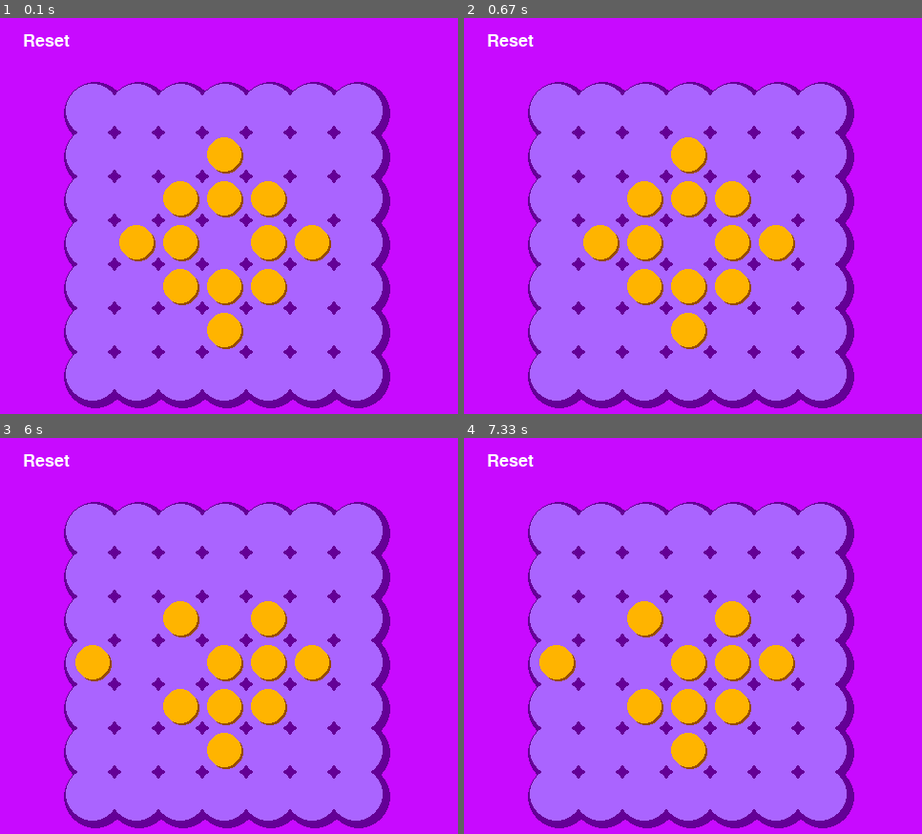
Above: before the commit, frames 1-4 (two rows, left to right).
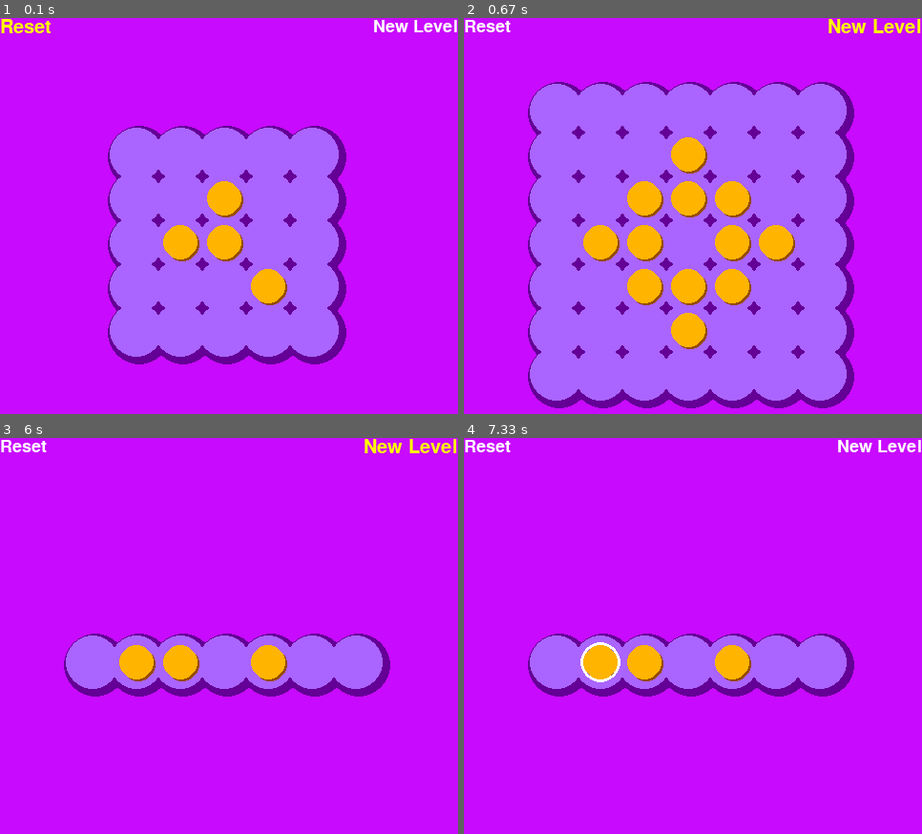
Above: after the commit, the same moments.

Repository: alvansga/my-py-game
Game: pygame game, started from marble.py
Same seed, same stepped clock (60 frames per second), same inputs: the game is played once before the commit and once after it.
Inputs (mouse positions are in pixels of both pictures, inside the frame that each line leads up to):
- Up to frame 1 (0.1 s): no input
- Up to frame 2 (0.67 s): click (880, 25) at 0.38 s, where only the run after the commit has a clickable "New Level"
- Up to frame 3 (6 s): press the mouse at (137, 663) at 0.7 s; move the mouse to (201, 711) at 0.8 s; release the mouse at (265, 762) at 0.93 s; click "Reset" at 1.05 s; press the mouse at (137, 663) at 1.37 s; move the mouse to (96, 612) at 1.47 s; release the mouse at (54, 564) at 1.6 s; click (174, 600) at 1.72 s; press the mouse at (178, 572) at 2.03 s; move the mouse to (169, 687) at 2.13 s; release the mouse at (160, 802) at 2.27 s; click (137, 663) at 2.38 s; press the mouse at (137, 529) at 2.7 s; move the mouse to (251, 651) at 2.8 s; release the mouse at (370, 778) at 2.93 s; click (146, 647) at 4.05 s; press the mouse at (178, 663) at 4.37 s; move the mouse to (141, 588) at 4.47 s; release the mouse at (100, 517) at 4.6 s; press the mouse at (178, 663) at 4.7 s; move the mouse to (132, 659) at 4.8 s; release the mouse at (82, 655) at 4.93 s; press the mouse at (224, 572) at 5.03 s; move the mouse to (219, 612) at 5.13 s; release the mouse at (215, 651) at 5.27 s; press the mouse at (311, 620) at 5.37 s; move the mouse to (229, 556) at 5.47 s; release the mouse at (141, 497) at 5.6 s; click (416, 445) at 5.72 s, where only the run after the commit has a clickable "New Level"
- Up to frame 4 (7.33 s): press the mouse at (642, 572) at 6.03 s; move the mouse to (601, 616) at 6.13 s; release the mouse at (555, 655) at 6.27 s; click (651, 675) at 6.38 s; press the mouse at (555, 572) at 6.7 s; move the mouse to (615, 643) at 6.8 s; release the mouse at (674, 711) at 6.93 s; click (587, 655) at 7.05 s

The runs differ from the first frame. In frame 1, 35% of the frame differs, in the area x 0-100%, y 0-99%; in frame 2, 0.8%; in frame 3, 51%; in frame 4, 51%.

Commit message:
tambah level 5 tambah New Level

Diff:
--- a/marble.py
+++ b/marble.py
@@ -67,7 +67,8 @@
 
     #set level
     #set marble tabel LEBARPAPAN x TINGGIPAPAN
-    level = 4
+    levellist = [1,2,3,4,5]
+    level = random.choice(levellist)
     marbles = setLevel(level)
 
     while True:
@@ -101,6 +102,11 @@
 
         if tampilReset(xmouse,ymouse,mouseklik) == True:
             #set level
+            marbles = setLevel(level)
+            win = False
+        if tampilNewLevel(xmouse,ymouse,mouseklik) == True:
+            #set level
+            level = random.choice(levellist)
             marbles = setLevel(level)
             win = False
 
@@ -113,9 +119,7 @@
             else:
                 boxx,boxy = sentuhMarble(xmouse,ymouse)
                 if mouserelease == True:
-                    print(marbles)
                     mouserelease = False
-                    # if boxx != None and boxy != None:
                     marbles = cekmarblerelease(boxx,boxy,prevselect,marbles)
                     if marbles != None:
                         if hitungmarbles(marbles) == 1:
@@ -123,11 +127,8 @@
                             print('menang')
                             randomcongrats = random.choice(congratsteks)
                         prevselect = (None,None)
-                    print(marbles)
-                    # kembalikan marble
 
                 if boxx != None and boxy != None:
-                    # print("tersentuh")
                     if marbles[boxx][boxy]:
                         gambarObjek(RING,boxx,boxy)
                     if marbles[boxx][boxy] and mouseklik == True:
@@ -257,6 +258,14 @@
         for i in range(7):
             for j in range(7):
                 gambarWadah(i,j)
+    elif level == 5:
+        DISPLAYSURF.fill(BGCOLOR1)
+        for i in range(7):
+            for j in range(7):
+                gambarWadah2(i,j)
+        for i in range(7):
+            for j in range(7):
+                gambarWadah(i,j)
     else:
         #default level 1
         DISPLAYSURF.fill(BGCOLOR1)
@@ -315,6 +324,12 @@
         marbles[int(LEBARPAPAN/2)+1][int(TINGGIPAPAN/2)-1] = True
 
         marbles[int(LEBARPAPAN/2)][int(TINGGIPAPAN/2)-2] = True
+
+    elif level == 5:
+        for i in range(LEBARPAPAN):
+            for j in range(TINGGIPAPAN):
+                marbles[i][j] = True
+        marbles[int(LEBARPAPAN/2)][int(TINGGIPAPAN/2)] = False
         #===========================================
         # ========= tambah level disini ===========
         #===========================================
@@ -332,14 +347,14 @@
     settingFont = pygame.font.Font('freesansbold.ttf',fontsize)
     permukaanteks = settingFont.render('Reset',True,WINTEKSCOLOR)
     teksRectObj = permukaanteks.get_rect()
-    teksRectObj.center = (int(LEBARWINDOW/10),int(TINGGIWINDOW/20))
+    teksRectObj.topleft = (0,0)
 
     if teksRectObj.collidepoint(x,y):
         fontsize = 20
         settingFont = pygame.font.Font('freesansbold.ttf',fontsize)
         permukaanteks = settingFont.render('Reset',True,KUNING)
         teksRectObj = permukaanteks.get_rect()
-        teksRectObj.center = (int(LEBARWINDOW/10),int(TINGGIWINDOW/20))
+        teksRectObj.topleft = (0,0)
         DISPLAYSURF.blit(permukaanteks,teksRectObj)
         if mouseklik == True:
             return True
@@ -347,6 +362,24 @@
             return False
     DISPLAYSURF.blit(permukaanteks,teksRectObj)
 
+def tampilNewLevel(x,y,mouseklik):
+    fontsize = 18
+    settingFont = pygame.font.Font('freesansbold.ttf',fontsize)
+    permukaanteks = settingFont.render('New Level',True,WINTEKSCOLOR)
+    teksRectObj = permukaanteks.get_rect()
+    teksRectObj.topright = (480,0)
+    if teksRectObj.collidepoint(x,y):
+        fontsize = 20
+        settingFont = pygame.font.Font('freesansbold.ttf',fontsize)
+        permukaanteks = settingFont.render('New Level',True,KUNING)
+        teksRectObj = permukaanteks.get_rect()
+        teksRectObj.topright = (480,0)
+        DISPLAYSURF.blit(permukaanteks,teksRectObj)
+        if mouseklik == True:
+            return True
+        else:
+            return False
+    DISPLAYSURF.blit(permukaanteks,teksRectObj)
 
 if __name__ == '__main__':
     main()
